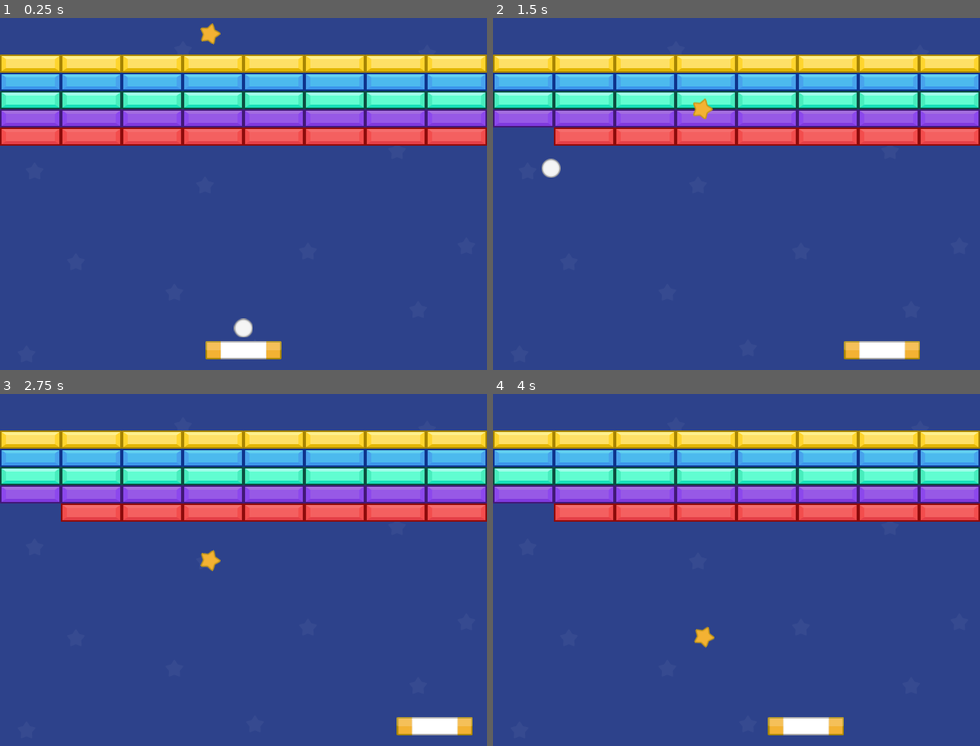
Above: before the commit, frames 1-4 (two rows, left to right).
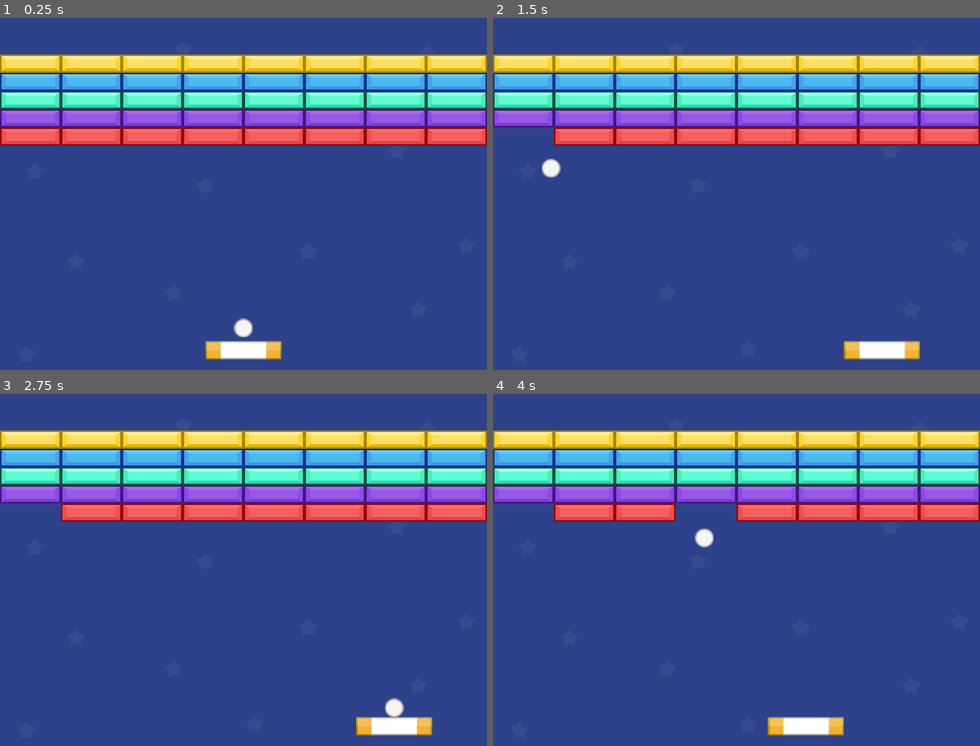
Above: after the commit, the same moments.

Repository: apprafael/arknoid
Game: Godot game, scene res://Scenes/level_1.tscn
Same seed, same stepped clock (60 frames per second), same inputs: the game is played once before the commit and once after it.
Inputs:
- Up to frame 1 (0.25 s): no input
- Up to frame 2 (1.5 s): tap Enter (ui_accept) at 0.5, 0.77 s; hold Right (ui_right) 0.53-1.28 s; hold Left (ui_left) from 1.28 s (still down)
- Up to frame 3 (2.75 s): tap Enter (ui_accept) at 1.52 s; release Left (ui_left) at 2.03 s; hold Right (ui_right) from 2.03 s (still down)
- Up to frame 4 (4 s): tap Enter (ui_accept) at 3.02, 3.77 s; release Right (ui_right) at 3.53 s; hold Left (ui_left) from 3.53 s (still down)

The runs differ from the first frame. In frame 1, 0.2% of the frame differs, in the area x 41-46%, y 1-8%; in frame 2, 0.2%; in frame 3, 1.5%, in the area x 41-98%, y 44-97%; in frame 4, 1.0%.

Commit message:
game over

Diff:
--- a/Scenes/environment.tscn
+++ b/Scenes/environment.tscn
@@ -1,8 +1,7 @@
-[gd_scene load_steps=7 format=3 uid="uid://caxp46vei8bne"]
+[gd_scene load_steps=6 format=3 uid="uid://caxp46vei8bne"]
 
 [ext_resource type="Texture2D" uid="uid://yerjahql4k5n" path="res://Sprites/Background.png" id="1_d1fyt"]
 [ext_resource type="Script" path="res://Scripts/environment.gd" id="1_jir7d"]
-[ext_resource type="PackedScene" uid="uid://bjls5qrytekkl" path="res://Scenes/power_up.tscn" id="3_y84t5"]
 
 [sub_resource type="RectangleShape2D" id="RectangleShape2D_bqs7v"]
 size = Vector2(20, 481)
@@ -60,7 +59,5 @@
 wait_time = 3.0
 one_shot = true
 
-[node name="PowerUP" parent="TimerReset" instance=ExtResource("3_y84t5")]
-
 [connection signal="body_entered" from="DeathZone" to="." method="_on_death_zone_body_entered"]
 [connection signal="timeout" from="TimerReset" to="." method="_on_timer_reset_timeout"]
--- a/Scenes/player.tscn
+++ b/Scenes/player.tscn
@@ -8,7 +8,7 @@
 
 [node name="Player" type="CharacterBody2D"]
 position = Vector2(320, 398)
-collision_mask = 42
+collision_mask = 34
 script = ExtResource("1_tt4t0")
 
 [node name="Sprite2D" type="Sprite2D" parent="."]
--- a/Scripts/GameManager.gd
+++ b/Scripts/GameManager.gd
@@ -1,5 +1,6 @@
 extends Node
 
 var started: bool = false
+var lives: int = 3
 
 signal on_powerup
--- a/Scripts/ball.gd
+++ b/Scripts/ball.gd
@@ -30,3 +30,9 @@
 			item.position = position_item
 			get_parent().add_child(item)
 			powerup_spawn_timer.start()
+
+func reset_position() -> void:
+	var player = get_parent().get_node("Player")
+	position = player.position
+	velocity = Vector2(0,0)
+	GameManager.started = false
--- a/Scripts/environment.gd
+++ b/Scripts/environment.gd
@@ -2,19 +2,13 @@
 
 @onready var time_reset = $TimerReset
 
-# Called when the node enters the scene tree for the first time.
-func _ready() -> void:
-	pass # Replace with function body.
-
-
-# Called every frame. 'delta' is the elapsed time since the previous frame.
-func _process(delta: float) -> void:
-	pass
-
-
 func _on_death_zone_body_entered(body: Node2D) -> void:
 	if body.name == "Ball":
-		time_reset.start()
+		if GameManager.lives > 1:
+			GameManager.lives -= 1
+			body.reset_position()
+		else:
+			time_reset.start()
 	else:
 		body.queue_free()
 
--- a/Scripts/player.gd
+++ b/Scripts/player.gd
@@ -18,7 +18,8 @@
 	else:
 		velocity.x = move_toward(velocity.x, 0, SPEED)
 
-	move_and_collide(velocity*delta)
+	if GameManager.started:
+		move_and_collide(velocity*delta)
 
 func spawn_bullet():
 	var left_shoot_instance = bullet_scene.instantiate()
